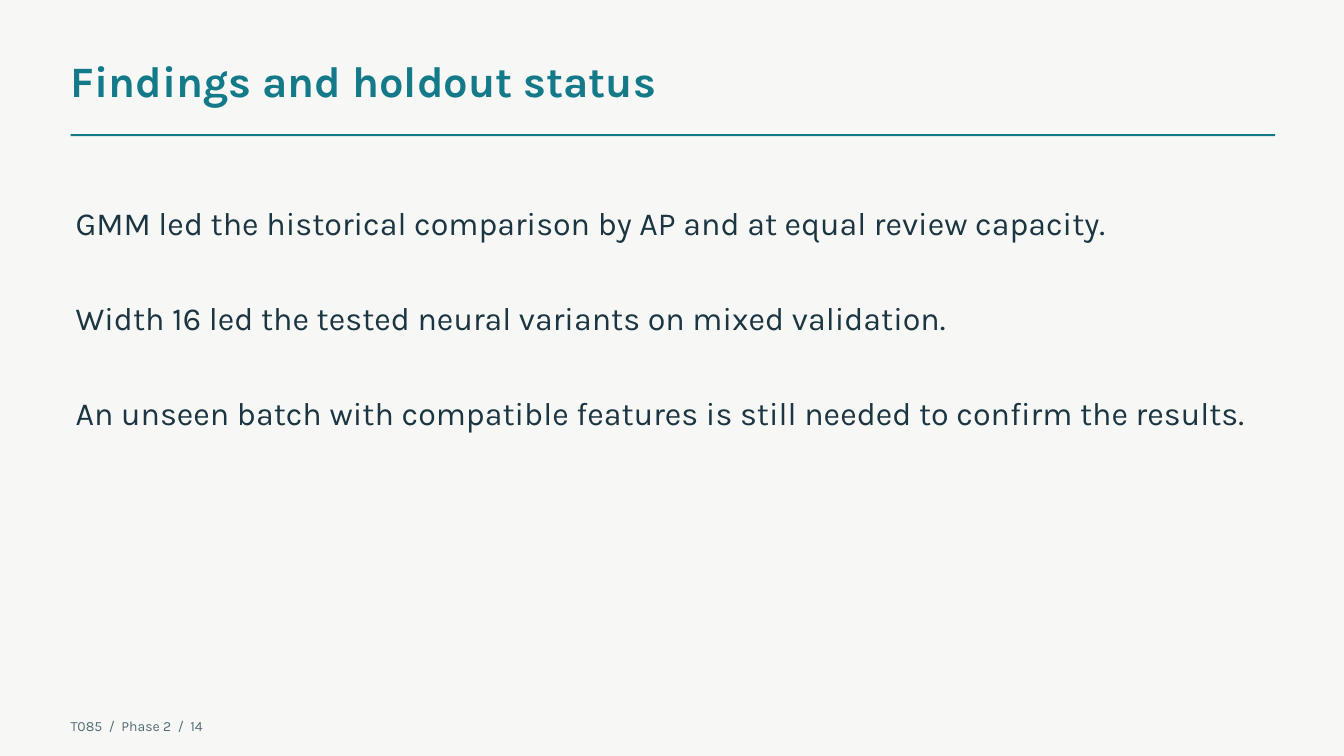
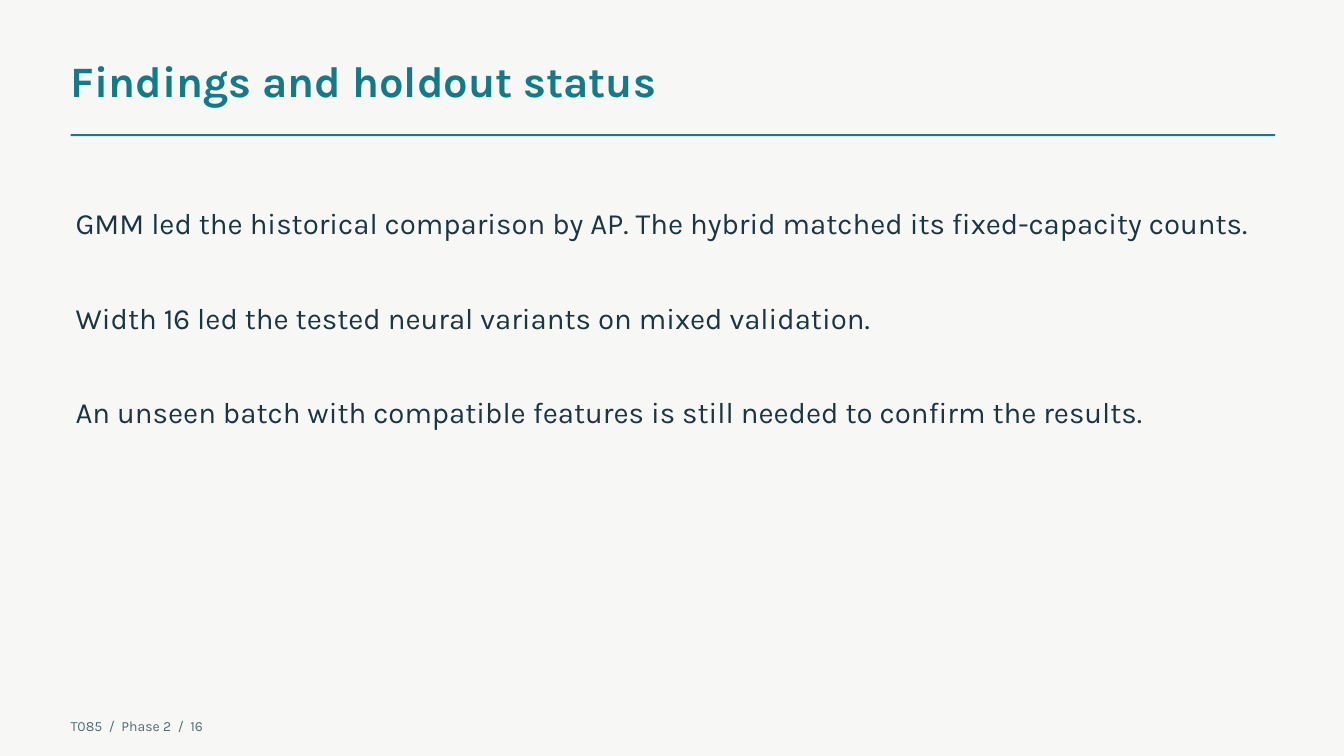
Before and after one commit to aaditya599fx/T085-CardFraudTriage-AML-Phase1, a slide deck: slide 16 of docs/phase2/T085_Phase2.pptx (slide 14 before the commit). Drawn at 1344x756 pixels with LibreOffice and Linux fonts; fonts in the diff are those of the drawing. Boxes give left, top, right and bottom in pixels: in the first picture for what was removed or moved away, otherwise in the second. Text is boxed around its words. In the diff, an @@ line names an element or a change of style, - is before the commit and + after.

Commit message:
Add validation-selected Phase 2 hybrid fraud scoring

```diff
--- a/docs/phase2/T085_Phase2.pptx
+++ b/docs/phase2/T085_Phase2.pptx
@@ text at [76,213,1247,241]: text changed; size 23 to 21 pt @@
-GMM led the historical comparison by AP and at equal review capacity.
+GMM led the historical comparison by AP. The hybrid matched its fixed-capacity counts.
@@ text "Width 16 led the tested ..." at [76,309,870,330]: size 23 to 21 pt @@
@@ text "An unseen batch with compatible ..." at [76,402,1142,430]: size 23 to 21 pt @@
@@ text at [71,721,203,731]: text changed @@
-T085 / Phase 2 / 14
+T085 / Phase 2 / 16
```
Also in this commit, not shown: 2 slides added, 16 other files.
